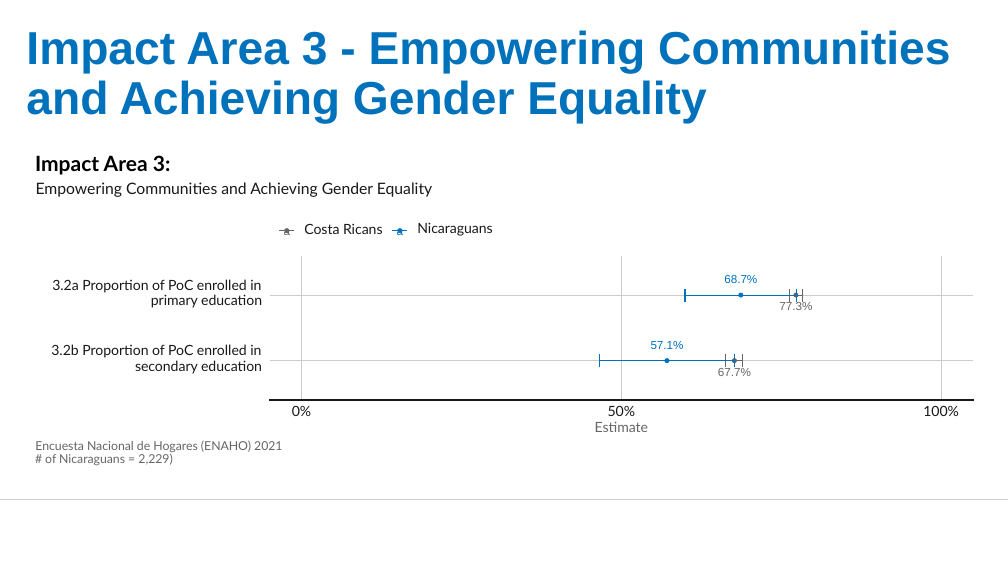
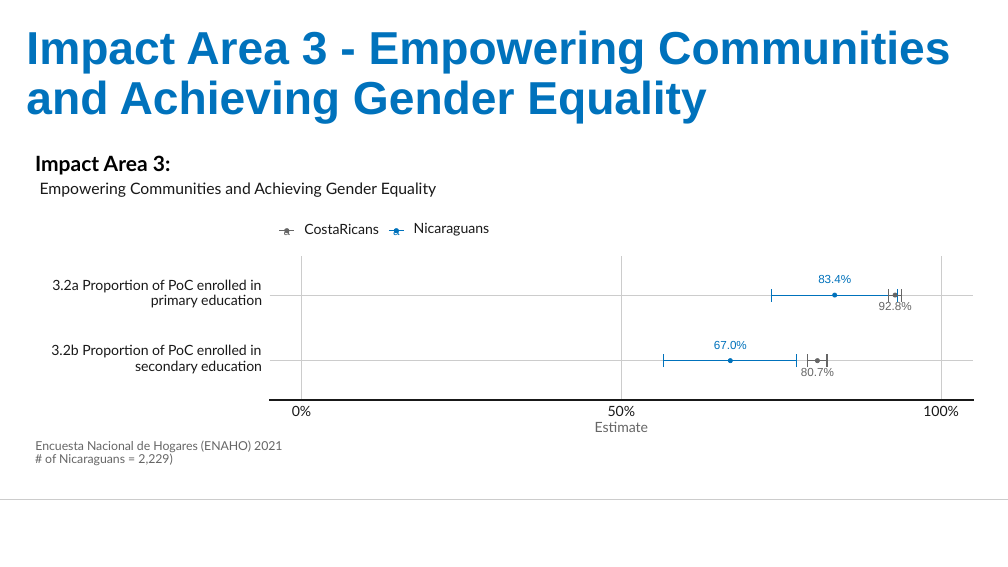
Before and after one commit to UNHCR-CostaRica/ENAHO_2021, a slide deck: slide 5 of COSTA-RICA---RBM-Impact-Indicators-from-ENAHO.pptx. Drawn at 1008x567 pixels with LibreOffice and Linux fonts; fonts in the diff are those of the drawing; background and template pictures are left out. Boxes give left, top, right and bottom in pixels: in the first picture for what was removed or moved away, otherwise in the second. Text is boxed around its words. In the diff, an @@ line names an element or a change of style, - is before the commit and + after.

```diff
--- a/COSTA-RICA---RBM-Impact-Indicators-from-ENAHO.pptx
+++ b/COSTA-RICA---RBM-Impact-Indicators-from-ENAHO.pptx
@@ text "Empowering Communities and Achieving Gender ...": place and size @@
-text "Empowering Communities and Achieving Gender ..." at (36,182,432,197)
+text "Empowering Communities and Achieving Gender ..." at (40,182,436,197)
@@ text at (304,223,379,234): spaces changed @@
-Costa Ricans
+CostaRicans
@@ freeform shape: place and size @@
-freeform shape at (392,231,408,231)
+freeform shape at (389,231,404,231)
@@ text "a": place and size @@
-text "a" at (397,228,403,235)
+text "a" at (393,228,399,235)
@@ text removed at (724,275,757,283) @@
-68.7%
@@ freeform shape: place and size @@
-freeform shape at (789,289,789,302)
+freeform shape at (772,289,772,302)
@@ outline #666666 1.07 pt to #0072BC 1.07 pt in 3 elements at (772,289,772,302), (898,289,898,302), (772,295,898,295) @@
@@ freeform shape: place and size @@
-freeform shape at (789,295,803,295)
+freeform shape at (772,295,898,295)
@@ text at (818,275,851,283): text changed; text colour #666666 to #0072BC @@
-77.3%
+83.4%
@@ ellipse: place and size @@
-ellipse at (794,293,798,297)
+ellipse at (833,293,836,297)
@@ ellipse at (833,293,836,297): fill #666666 to #0072BC; outline #666666 0.71 pt to #0072BC 0.71 pt @@
@@ freeform shape: place and size @@
-freeform shape at (726,354,726,367)
+freeform shape at (889,289,889,302)
@@ freeform shape: place and size @@
-freeform shape at (726,361,743,361)
+freeform shape at (889,295,902,295)
@@ ellipse: place and size @@
-ellipse at (733,358,737,362)
+ellipse at (893,293,897,297)
@@ freeform shape: place and size @@
-freeform shape at (803,289,803,302)
+freeform shape at (898,289,898,302)
@@ freeform shape: place and size @@
-freeform shape at (743,354,743,367)
+freeform shape at (902,289,902,302)
@@ text added at (879,301,912,310), 11 pt, text #666666 @@
+92.8%
@@ freeform shape: place and size @@
-freeform shape at (685,289,685,302)
+freeform shape at (664,354,664,367)
@@ text at (714,341,747,349): text changed; text colour #666666 to #0072BC @@
-67.7%
+67.0%
@@ ellipse: place and size @@
-ellipse at (739,293,743,297)
+ellipse at (728,358,732,362)
@@ freeform shape: place and size @@
-freeform shape at (797,289,797,302)
+freeform shape at (797,354,797,367)
@@ freeform shape: place and size @@
-freeform shape at (600,354,600,367)
+freeform shape at (808,354,808,367)
@@ ellipse: place and size @@
-ellipse at (665,358,669,362)
+ellipse at (816,358,820,362)
@@ ellipse at (816,358,820,362): fill #0072BC to #666666; outline #0072BC 0.71 pt to #666666 0.71 pt @@
@@ freeform shape: place and size @@
-freeform shape at (735,354,735,367)
+freeform shape at (827,354,827,367)
@@ freeform shape: place and size @@
-freeform shape at (685,295,797,295)
+freeform shape at (664,361,797,361)
@@ text at (801,368,834,376): text changed; text colour #0072BC to #666666 @@
-57.1%
+80.7%
@@ outline #0072BC 1.07 pt to #666666 1.07 pt in 3 elements at (827,354,827,367), (808,354,808,367), (808,361,827,361) @@
@@ freeform shape: place and size @@
-freeform shape at (600,361,735,361)
+freeform shape at (808,361,827,361)
```
Also in this commit, not shown: 3 other slides changed, 4 other files.
